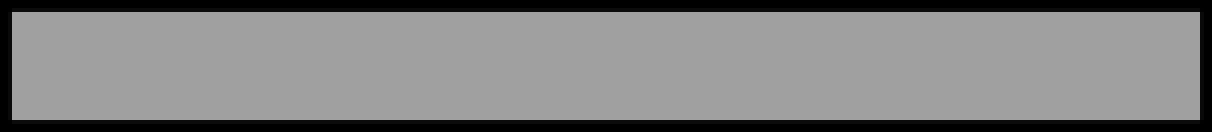
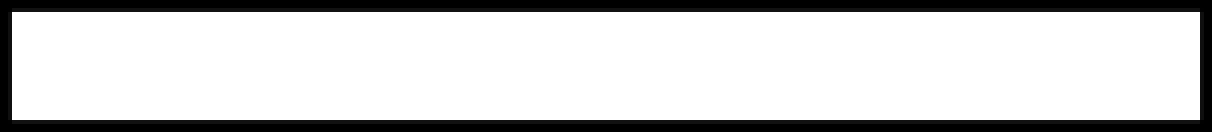
Layered file, before and after one edit (1212 × 132). Changes by layer:
added layer "frame" above "矩形 1" over [8, 8, 1204, 124]
hid "矩形 1" over [8, 8, 1204, 124]
